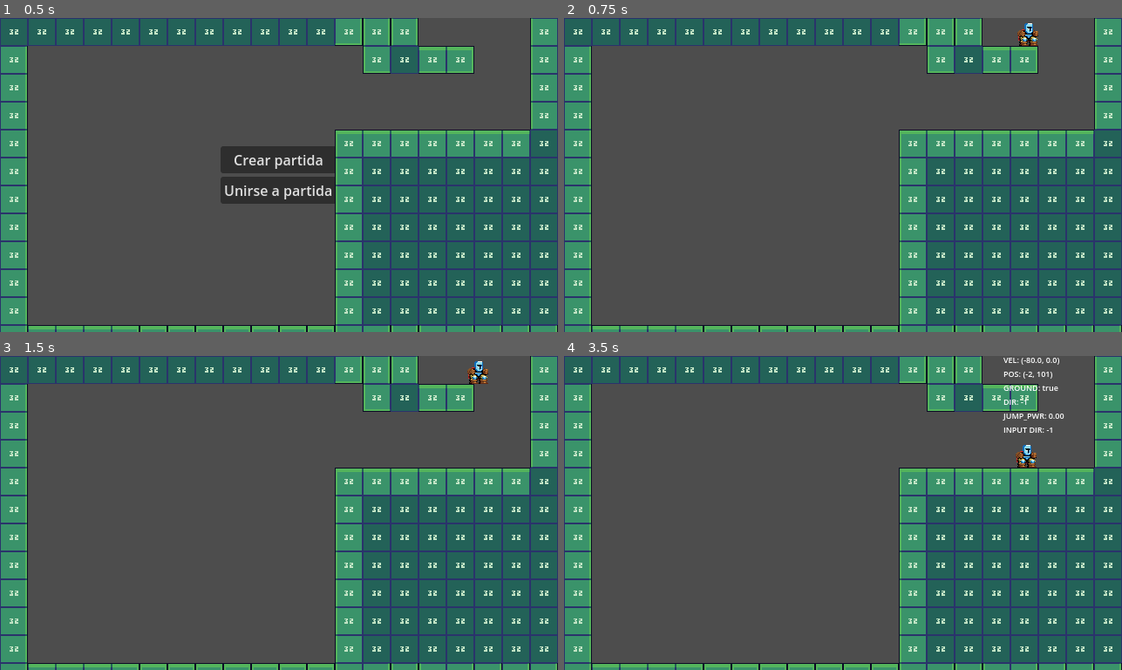
Above: before the commit, frames 1-4 (two rows, left to right).
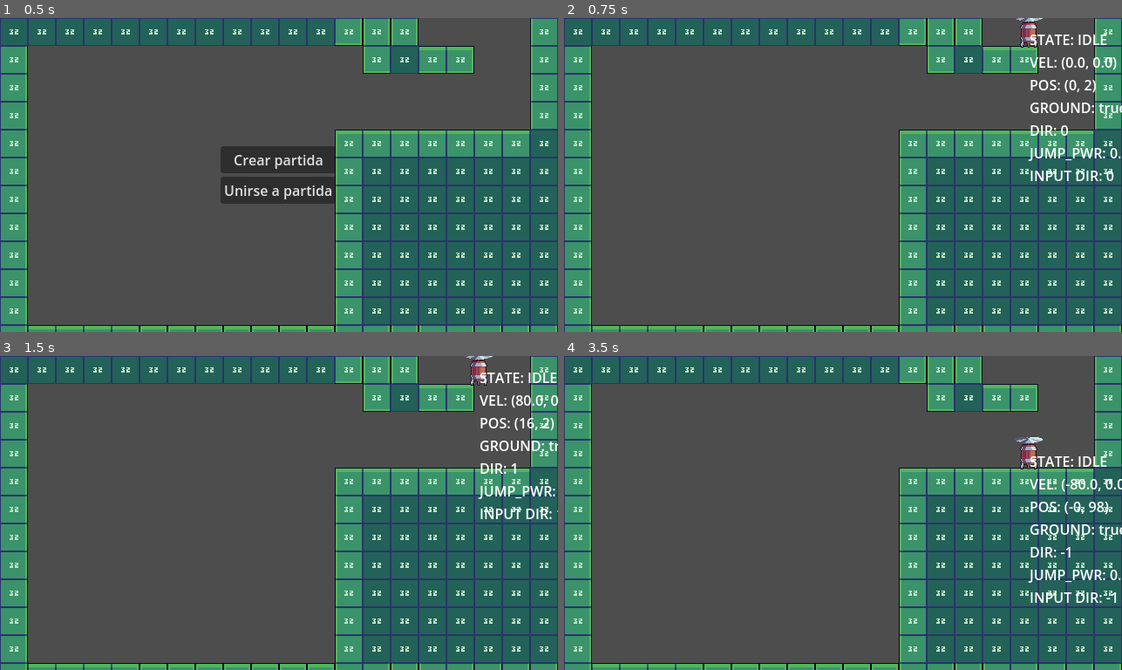
Above: after the commit, the same moments.

Repository: linkinmjs/up-escape
Game: Godot game, scene res://scenes/main.tscn
Two runs of this game, one before a commit and one after it. Both use one fixed random seed, a clock stepped at 60 frames per second and the inputs below.
Inputs:
- Up to frame 1 (0.5 s): no input
- Up to frame 2 (0.75 s): click "Crear partida" at 0.5 s
- Up to frame 3 (1.5 s): tap Enter at 1.25 s; hold Right (ui_right) from 1.28 s (still down)
- Up to frame 4 (3.5 s): tap Space at 2.75 s; release Right (ui_right) at 2.78 s; hold Left (ui_left) from 2.78 s (still down)

Frame 1 is identical in both runs. In frame 2, 1.8% of the frame differs, in the area x 80-100%, y 0-52%; in frame 3, 1.7%; in frame 4, 2.3%, in the area x 78-100%, y 0-79%.

Commit message:
Second Commit

Diff:
--- a/scenes/main.tscn
+++ b/scenes/main.tscn
@@ -7,7 +7,7 @@
 script = ExtResource("1_0wfyh")
 
 [node name="MultiplayerSpawner" type="MultiplayerSpawner" parent="."]
-_spawnable_scenes = PackedStringArray("uid://b0sdjti8j0tam")
+_spawnable_scenes = PackedStringArray("uid://cafsjq1dgbqfx")
 spawn_path = NodePath("../Level/PlayerSpawn")
 
 [node name="CenterContainer" type="CenterContainer" parent="."]
--- a/scenes/player/player.tscn
+++ b/scenes/player/player.tscn
@@ -1,71 +1,80 @@
-[gd_scene load_steps=8 format=3 uid="uid://b0sdjti8j0tam"]
+[gd_scene load_steps=9 format=3 uid="uid://cafsjq1dgbqfx"]
 
 [ext_resource type="Script" uid="uid://cbn1tlop6fmgm" path="res://scripts/player.gd" id="1_8afob"]
-[ext_resource type="Texture2D" uid="uid://bw0qnkwa868b4" path="res://assets/sprites/player/King_default_sheet.png" id="2_dovo2"]
+[ext_resource type="Texture2D" uid="uid://v5yfmak5moi" path="res://assets/sprites/player/idle.png" id="2_dovo2"]
 
 [sub_resource type="AtlasTexture" id="AtlasTexture_dovo2"]
 atlas = ExtResource("2_dovo2")
-region = Rect2(0, 64, 32, 32)
+region = Rect2(0, 0, 48, 48)
 
 [sub_resource type="AtlasTexture" id="AtlasTexture_gmlin"]
 atlas = ExtResource("2_dovo2")
-region = Rect2(0, 0, 32, 32)
+region = Rect2(48, 0, 48, 48)
 
-[sub_resource type="SpriteFrames" id="SpriteFrames_8afob"]
+[sub_resource type="AtlasTexture" id="AtlasTexture_lvxji"]
+atlas = ExtResource("2_dovo2")
+region = Rect2(96, 0, 48, 48)
+
+[sub_resource type="AtlasTexture" id="AtlasTexture_p47bc"]
+atlas = ExtResource("2_dovo2")
+region = Rect2(144, 0, 48, 48)
+
+[sub_resource type="SpriteFrames" id="SpriteFrames_75vfm"]
 animations = [{
-"frames": [{
-"duration": 1.0,
-"texture": SubResource("AtlasTexture_dovo2")
-}],
+"frames": [],
 "loop": true,
-"name": &"air_collide",
+"name": &"death",
+"speed": 5.0
+}, {
+"frames": [],
+"loop": true,
+"name": &"hurt",
 "speed": 5.0
 }, {
 "frames": [{
 "duration": 1.0,
+"texture": SubResource("AtlasTexture_dovo2")
+}, {
+"duration": 1.0,
 "texture": SubResource("AtlasTexture_gmlin")
+}, {
+"duration": 1.0,
+"texture": SubResource("AtlasTexture_lvxji")
+}, {
+"duration": 1.0,
+"texture": SubResource("AtlasTexture_p47bc")
 }],
 "loop": true,
 "name": &"idle",
+"speed": 10.0
+}, {
+"frames": [],
+"loop": true,
+"name": &"takeoff",
+"speed": 5.0
+}, {
+"frames": [],
+"loop": true,
+"name": &"walk",
 "speed": 5.0
 }]
 
 [sub_resource type="RectangleShape2D" id="RectangleShape2D_dovo2"]
-size = Vector2(20, 26)
+size = Vector2(18, 34)
 
-[sub_resource type="SceneReplicationConfig" id="SceneReplicationConfig_dovo2"]
-properties/0/path = NodePath(".:position")
-properties/0/spawn = true
-properties/0/replication_mode = 1
-properties/1/path = NodePath("AnimatedSprite2D:animation")
-properties/1/spawn = true
-properties/1/replication_mode = 1
-
-[node name="Player" type="CharacterBody2D" groups=["players"]]
+[node name="Player" type="CharacterBody2D"]
 script = ExtResource("1_8afob")
 
 [node name="AnimatedSprite2D" type="AnimatedSprite2D" parent="."]
-sprite_frames = SubResource("SpriteFrames_8afob")
+sprite_frames = SubResource("SpriteFrames_75vfm")
 animation = &"idle"
+frame = 2
+frame_progress = 0.559445
 
 [node name="CollisionShape2D" type="CollisionShape2D" parent="."]
-position = Vector2(0, 3)
+position = Vector2(-1, 2)
 shape = SubResource("RectangleShape2D_dovo2")
 
-[node name="SplatTimer" type="Timer" parent="."]
-
 [node name="DebugLabel" type="Label" parent="."]
-anchors_preset = 15
-anchor_right = 1.0
-anchor_bottom = 1.0
-offset_left = 6.0
-offset_top = -82.0
-offset_right = 7.0
-offset_bottom = -69.0
-grow_horizontal = 2
-grow_vertical = 2
-size_flags_vertical = 1
-theme_override_font_sizes/font_size = 9
-
-[node name="MultiplayerSynchronizer" type="MultiplayerSynchronizer" parent="."]
-replication_config = SubResource("SceneReplicationConfig_dovo2")
+offset_right = 40.0
+offset_bottom = 23.0
Binary file removed: assets/sprites/player/King_default_sheet.png
Binary file added: assets/sprites/player/death.png
Not shown, added: assets/sprites/player/death.png.import
Binary file added: assets/sprites/player/hurt.png
Not shown, changed: assets/sprites/player/hurt.png.import
Binary file added: assets/sprites/player/idle.png
Not shown, added: assets/sprites/player/idle.png.import
Binary file added: assets/sprites/player/takeoff.png
Not shown, added: assets/sprites/player/takeoff.png.import
Binary file added: assets/sprites/player/walk.png
Not shown, added: assets/sprites/player/walk.png.import
